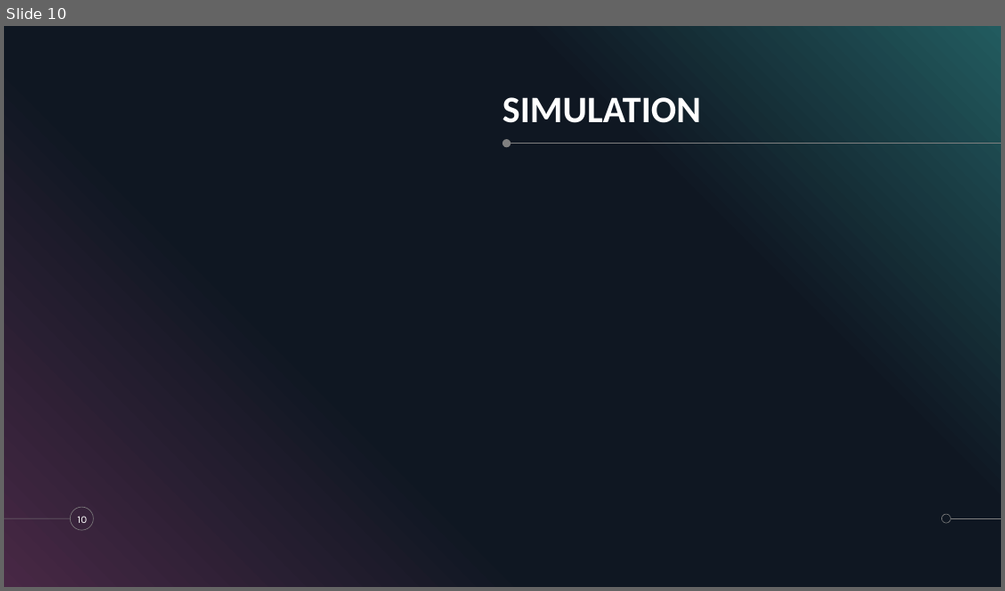
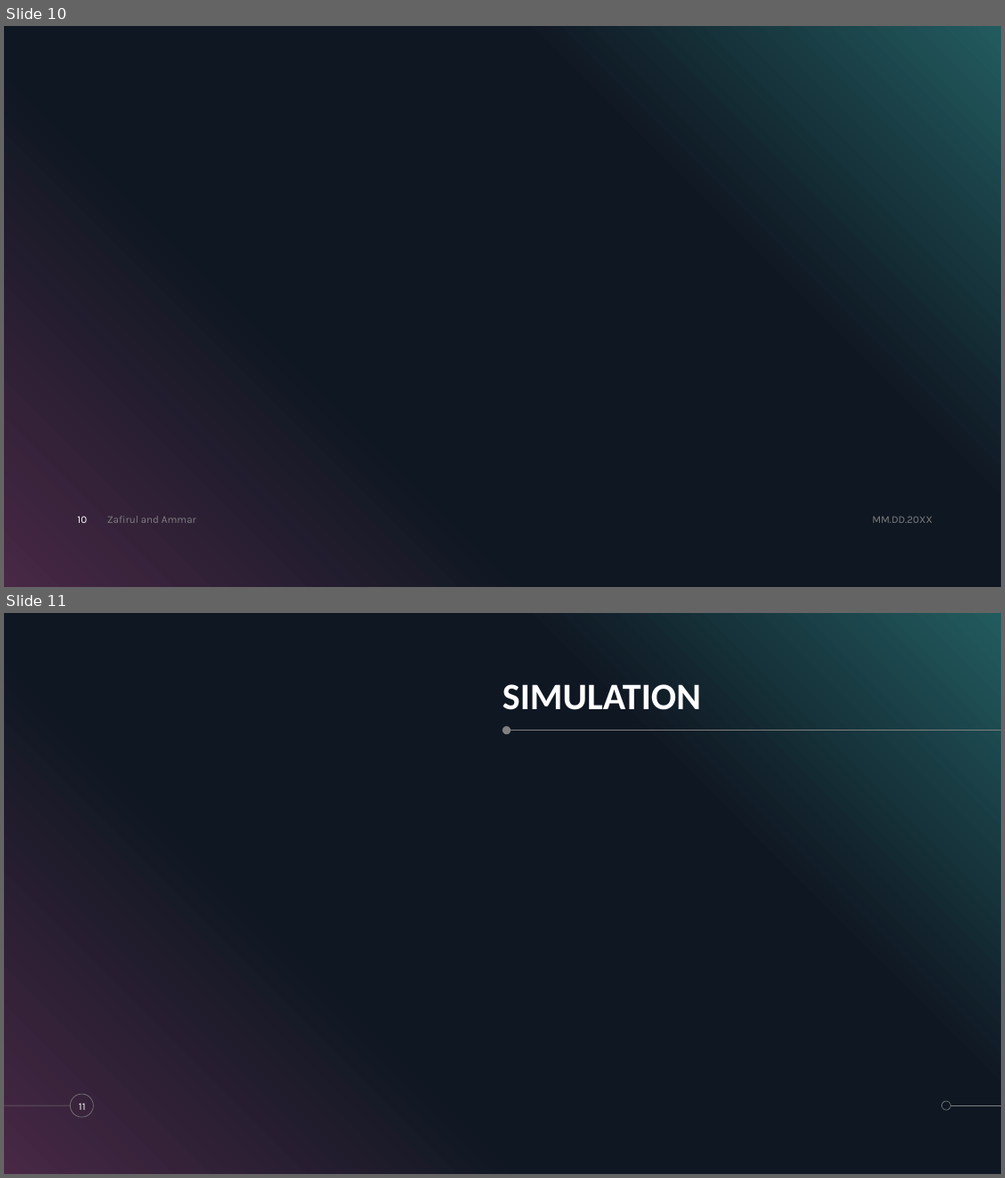
Before and after one commit to TuringJuniors/Fortran, a slide deck: SMART HOME.pptx. Shown one above the other, each under a label of ours: slide 10 before the commit, slides 10 and 11 after it. The pictures are 1005x591 and 1005x1178 pixels, drawn with LibreOffice and Linux fonts; fonts in the diff are those of the drawing. Boxes give left, top, right and bottom in pixels: in the first picture for what was removed or moved away, otherwise in the second. Text is boxed around its words. In the diff, an @@ line names an element or a change of style, - is before the commit and + after.

```diff
--- a/SMART HOME.pptx
+++ b/SMART HOME.pptx
@@ slide 10 added at (x1=4, y1=26, x2=1001, y2=587), background #000000; not listed: 5 template elements that a slide beside it also shows @@
@@ page number added at (x1=77, y1=516, x2=87, y2=523), 10 pt, text #FFFFFF @@
+10
@@ text added at (x1=107, y1=516, x2=196, y2=523), 10 pt, text #808080 @@
+Zafirul and Ammar
@@ text added at (x1=872, y1=516, x2=932, y2=523), 10 pt, text #808080 @@
+MM.DD.20XX
@@ what was slide 10 is now slide 11 @@
@@ page number at (x1=79, y1=1103, x2=86, y2=1110): text changed @@
-10
+11
```
Also in this commit, not shown: 2 slides changed.
